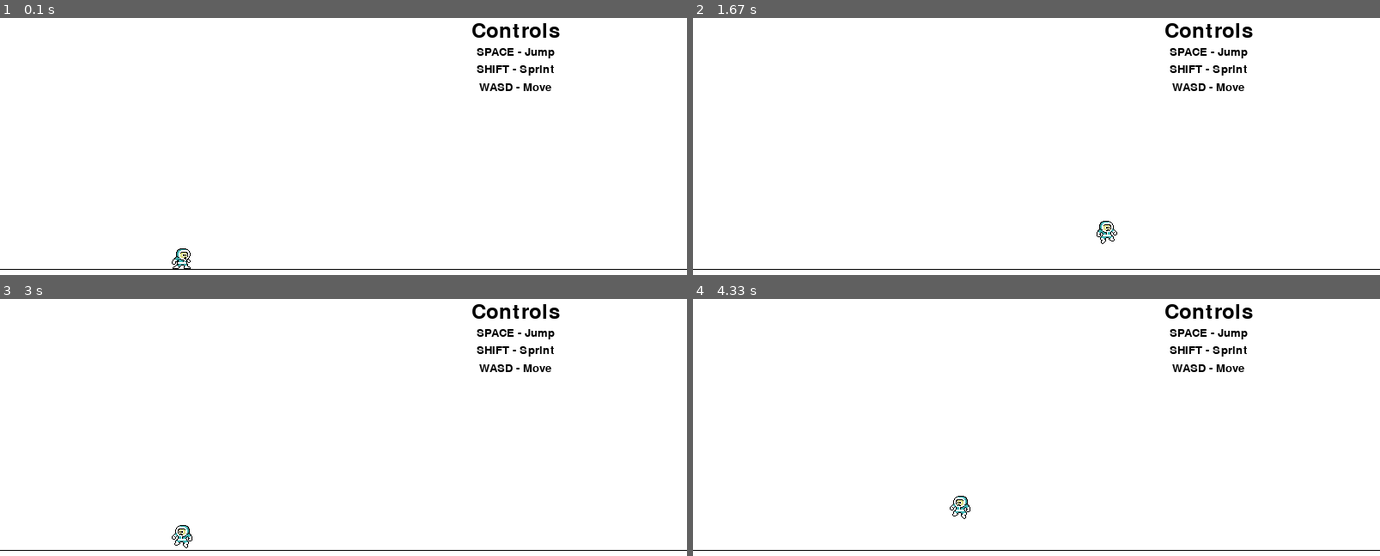
Above: before the commit, frames 1-4 (two rows, left to right).
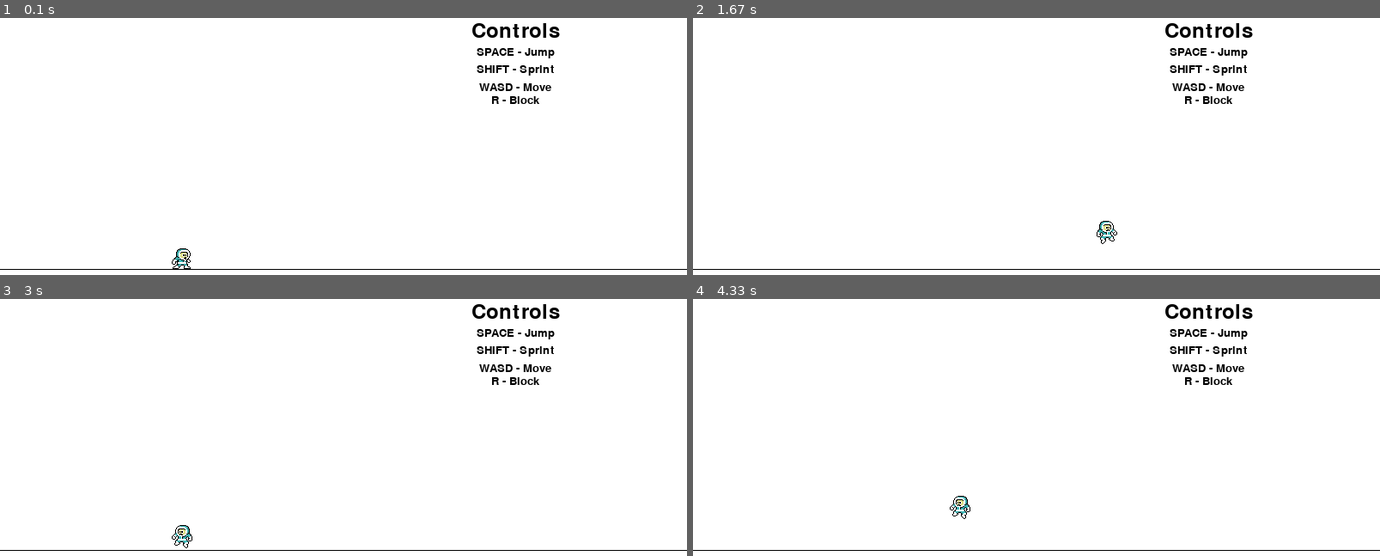
Above: after the commit, the same moments.

Repository: hortonew/2dfighter
Game: pygame game, started from main.py
Two runs of this game, one before a commit and one after it. Both use one fixed random seed, a clock stepped at 60 frames per second and the inputs below. The source is Python 2; it was converted automatically to run under Python 3.
Inputs (mouse positions are in pixels of both pictures, inside the frame that each line leads up to):
- Up to frame 1 (0.1 s): no input
- Up to frame 2 (1.67 s): tap R at 0.33 s; hold D 0.67-1.13 s; move the mouse to (outside the picture) at 0.7 s; tap Space at 0.73, 1.03, 1.23, 1.53 s; hold D 1.17-1.63 s; move the mouse to (1139, 66) at 1.2 s
- Up to frame 3 (3 s): hold A 1.67-2.2 s; move the mouse to (outside the picture) at 1.7 s; tap Space at 1.73, 2.03, 2.3, 2.63, 2.93 s; hold S 2.23-2.53 s; move the mouse to (outside the picture) at 2.27 s; hold A 2.57-2.97 s; move the mouse to (357, 352) at 2.6 s
- Up to frame 4 (4.33 s): hold D 3-3.63 s; move the mouse to (871, 424) at 3.03 s; tap Space at 3.07, 3.37, 3.73, 4.13 s; hold S 3.67-4.03 s; move the mouse to (789, 512) at 3.7 s; hold A from 4.07 s (still down); move the mouse to (outside the picture) at 4.1 s

The runs differ from the first frame. In frame 1, 0.1% of the frame differs, in the area x 71-79%, y 30-34%; in frame 2, 0.1%; in frame 3, 0.1%; in frame 4, 0.1%.

Commit message:
Text control for blocking added on screen

Diff:
--- a/classes/player.py
+++ b/classes/player.py
@@ -44,7 +44,6 @@
 			self.direction = -1
 		else:
 			self.direction = 1
-		print self.direction
 		if i == -1:
 			self.image = self.last_image
 		else:
--- a/main.py
+++ b/main.py
@@ -106,6 +106,7 @@
 		self.text2 = font2.render('SPACE - Jump', True, (0,0,0), (255,255,255))
 		self.text3 = font2.render('SHIFT - Sprint', True, (0,0,0), (255,255,255))
 		self.text4 = font2.render('WASD - Move', True, (0,0,0), (255,255,255))
+		self.text5 = font2.render('R - Block', True, (0,0,0), (255,255,255))
 
 		self.text1Rect = self.text1.get_rect()
 		self.text1Rect.centerx = self.w - 200
@@ -123,10 +124,15 @@
 		self.text4Rect.centerx = self.w - 200
 		self.text4Rect.centery = 115
 
+		self.text5Rect = self.text5.get_rect()
+		self.text5Rect.centerx = self.w - 200
+		self.text5Rect.centery = 130
+
 		self.screen.blit(self.text1, self.text1Rect)
 		self.screen.blit(self.text2, self.text2Rect)
 		self.screen.blit(self.text3, self.text3Rect)
 		self.screen.blit(self.text4, self.text4Rect)
+		self.screen.blit(self.text5, self.text5Rect)
 
 	def draw(self):
 		global groundY
